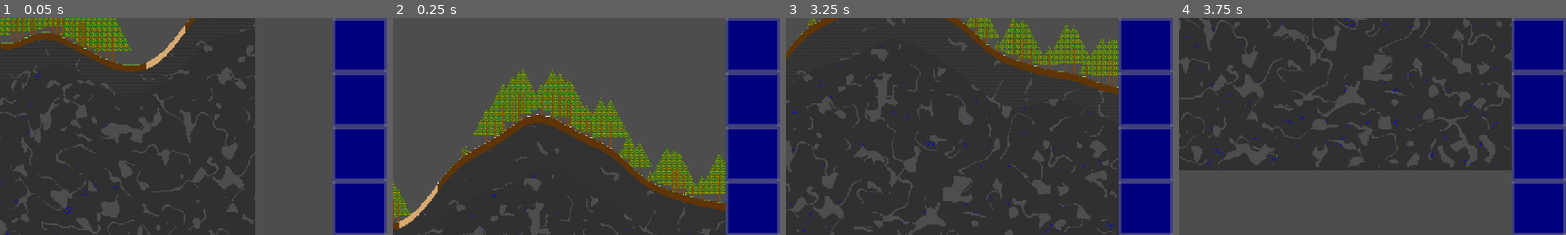
Above: before the commit, frames 1-4 (left to right).
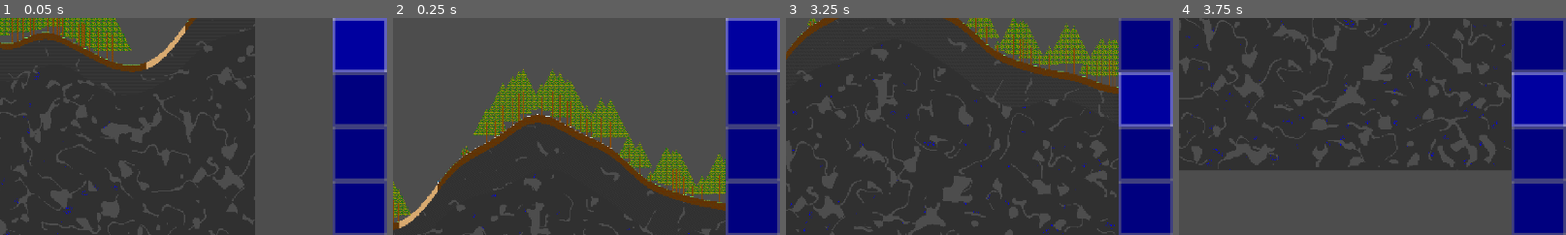
Above: after the commit, the same moments.

Repository: TwigGlenn4/BlockForge
Game: Godot game, scene res://scenes/GameScene/game_scene.tscn
Two runs of this game, one before a commit and one after it. Both use one fixed random seed, a clock stepped at 60 frames per second and the inputs below.
Inputs (mouse positions are % of the whole screen's width and height, from its top left):
- Up to frame 1 (0.05 s): no input
- Up to frame 2 (0.25 s): no input
- Up to frame 3 (3.25 s): click (96, 6) at 0.52 s; click (96, 6) at 1.27 s; click (96, 6) at 2.02 s; tap Enter (ui_accept) at 2.75, 3.02 s; move the mouse to (72, 45) at 2.77 s; hold Down (camera_pan_down) from 2.78 s (still down)
- Up to frame 4 (3.75 s): move the mouse to (30, 55) at 3.52 s; release Down (camera_pan_down) at 3.53 s; tap Left (camera_pan_left) at 3.6 s
The pictures show only the part of the screen within x 50-100%, y 0-50%; the shares and areas given below are measured in that part.

The runs differ from the first frame. In frame 1, 3.5% of the frame differs, in the area x 85-100%, y 0-25%; in frame 2, 3.5%; in frame 3, 3.5%; in frame 4, 3.5%.

Commit message:
make hotbar slots selectable

Diff:
--- a/scenes/GameScene/HotbarSlot/HotbarSlot.tscn
+++ b/scenes/GameScene/HotbarSlot/HotbarSlot.tscn
@@ -2,6 +2,7 @@
 
 [ext_resource type="Script" uid="uid://bljh8oyaq86bn" path="res://scenes/GameScene/hotbar_slot.gd" id="1_y0ys2"]
 [ext_resource type="Texture2D" uid="uid://cstlb00ps7s4q" path="res://assets/textures/atlas/inventory_slot.png" id="2_kumi0"]
+[ext_resource type="Texture2D" uid="uid://b0pafl6ycmg2a" path="res://assets/textures/atlas/inventory_slot_selected.png" id="3_kumi0"]
 
 [sub_resource type="LabelSettings" id="LabelSettings_y0ys2"]
 line_spacing = 0.0
@@ -10,6 +11,7 @@
 
 [node name="HotbarSlot" type="Control" unique_id=1975555273 node_paths=PackedStringArray("button_bg", "item_icon", "item_count_label")]
 layout_mode = 3
+anchors_preset = 15
 anchor_right = 1.0
 anchor_bottom = 1.0
 grow_horizontal = 2
@@ -20,6 +22,8 @@
 button_bg = NodePath("ButtonBG")
 item_icon = NodePath("ItemIcon")
 item_count_label = NodePath("ItemCountLabel")
+bg_texture_unselected = ExtResource("2_kumi0")
+bg_texture_selected = ExtResource("3_kumi0")
 
 [node name="ButtonBG" type="TextureButton" parent="." unique_id=590925680]
 layout_mode = 1
@@ -30,6 +34,7 @@
 grow_vertical = 2
 action_mode = 0
 texture_normal = ExtResource("2_kumi0")
+texture_pressed = ExtResource("3_kumi0")
 stretch_mode = 0
 
 [node name="ItemIcon" type="TextureRect" parent="." unique_id=898182870]
--- a/scenes/GameScene/hotbar_slot.gd
+++ b/scenes/GameScene/hotbar_slot.gd
@@ -1,11 +1,28 @@
 class_name HotbarSlot
 extends Control
+
+signal slot_selected(slot_number)
 
 @export var button_bg: TextureButton
 @export var item_icon: TextureRect
 @export var item_count_label: Label
 
+@export var bg_texture_unselected: Texture2D
+@export var bg_texture_selected: Texture2D
+
+
 var slot_num: int
+var selected: bool:
+	set(value):
+		if selected != value: # if selected has changed
+			if value == true:
+				button_bg.texture_normal = bg_texture_selected
+			else:
+				button_bg.texture_normal = bg_texture_unselected
+		selected = value
+
+
+
 
 func setup(num: int) -> void:
 	slot_num = num
@@ -33,3 +50,4 @@
 
 func _on_button_bg_pressed() -> void:
 	print("[HotbarSlot] slot ", slot_num, " clicked.")
+	slot_selected.emit(slot_num)
--- a/scenes/GameScene/inventory_ui.gd
+++ b/scenes/GameScene/inventory_ui.gd
@@ -1,15 +1,17 @@
 extends Control
 
-const HOTBAR_SLOTS: int = 8
+const HOTBAR_NUM_SLOTS: int = 8
 static var SLOT_TEXTURE = load("res://assets/textures/atlas/inventory_slot.png")
 
 static var HOTBAR_SLOT_SCENE = preload("res://scenes/GameScene/HotbarSlot/HotbarSlot.tscn")
 
 var hotbar: Array[HotbarSlot]
 var selected_character: Character
+var selected_slot: int = 0
 
 func _ready() -> void:
-	_build_hotbar(HOTBAR_SLOTS)
+	_build_hotbar(HOTBAR_NUM_SLOTS)
+	_on_hotbar_slot_selected(0)
 
 	get_tree().get_root().size_changed.connect(_window_resized)
 	_window_resized()
@@ -41,20 +43,36 @@
 		hotbar[i].set_stack(inv.contents[i])
 
 func _build_hotbar( num_slots: int) -> void:
-	var hotbar_slot_size: float = 1.0 / HOTBAR_SLOTS ## Hotbar slot size in anchor units
+	var hotbar_slot_size: float = 1.0 / HOTBAR_NUM_SLOTS ## Hotbar slot size in anchor units
 
 	hotbar.resize(num_slots)
 	for i: int in num_slots:
 		hotbar[i] = _build_hotbar_slot(i)
 		add_child(hotbar[i])
+
+		# position the slot
 		var anchor_from_start: float = hotbar_slot_size * i  ## Anchor value for start of hotbar, this var exists to simplify vertical/horizontal hotbar implementation.
 		var anchor_from_end: float = anchor_from_start + hotbar_slot_size  ## Anchor value for end of hotbar, this var exists to simplify vertical/horizontal hotbar implementation.
-
 		hotbar[i].anchor_top = anchor_from_start
 		hotbar[i].anchor_bottom = anchor_from_end
 		# print("[Hotbar] set slot " + str(i) + " anchored from " + str(anchor_from_start) + " to " + str(anchor_from_end))
+
+		# attach hotbar_slot.slot_selected signal
+		hotbar[i].slot_selected.connect(_on_hotbar_slot_selected)
 
 func _build_hotbar_slot(num: int) -> Control:
 	var slot: Control = HOTBAR_SLOT_SCENE.instantiate()
 	slot.setup(num)
 	return slot
+
+func _on_hotbar_slot_selected(selected_slot_num: int) -> void:
+	selected_slot = selected_slot_num
+	for slot_num in HOTBAR_NUM_SLOTS:
+		if slot_num == selected_slot_num: # mark the selected slot as selected
+			hotbar[slot_num].selected = true
+		else:                             # mark all other slots as unselected
+			hotbar[slot_num].selected = false
+
+
+func get_held_item_stack() -> ItemStack:
+	return selected_character.inventory.contents[selected_slot]
Binary file added: assets/textures/atlas/inventory_slot_selected.png
Not shown, added: assets/textures/atlas/inventory_slot_selected.png.import
